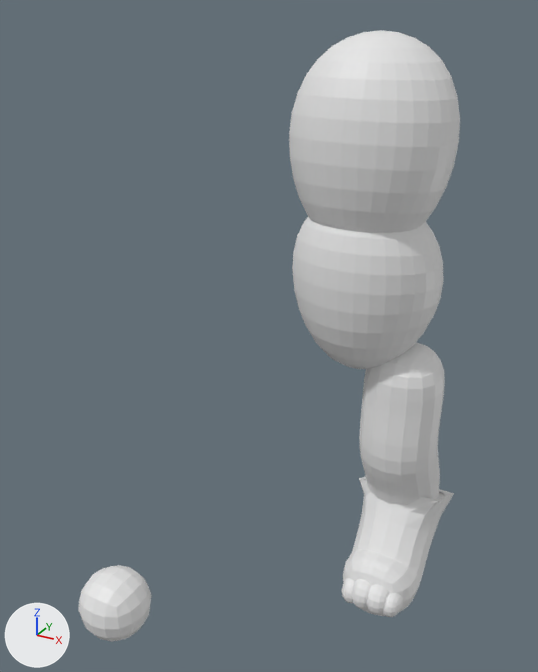
Before and after pictures for a commit that changed the Blender file Toys/Practices/Monsters/Anthropo/BodyParts.blend.
Both versions are drawn from a camera (50 mm lens) standing at (1.43, -3.75, 3.25) and looking at (-0.39, -0.44, 1.59). Lighting does not change. The marker at lower left points along +X, +Y and +Z.

The older version as bpy lines, for what is in view:
```python
ob_cube_001 = bpy.data.objects.new('Cube.001', me_cube_002)
ob_cube_001.location = (0.336, -0.378, 0.03)
ob_cube_002 = bpy.data.objects.new('Cube.002', me_cube_003)
ob_cube_002.location = (0.166, -0.378, 0.01)
ob_cube_003 = bpy.data.objects.new('Cube.003', me_cube_004)
ob_cube_003.location = (0.413, -0.378, 0.013)
ob_plane_002 = bpy.data.objects.new('Plane.002', me_plane_005)
ob_plane_002.location = (0.258, -0.015, 1.529)
ob_plane_003 = bpy.data.objects.new('Plane.003', me_plane_004)
ob_plane_003.location = (0.279, 0.133, 1.544)
ob_sphere_001 = bpy.data.objects.new('Sphere.001', me_sphere_001)
ob_sphere_001.location = (0.0, 0.0, 1.844)
# also in view: 'Plane' at (-1.04, -1.17, 0.0); 'Sphere' at (0.0, -0.02, 2.6)
```
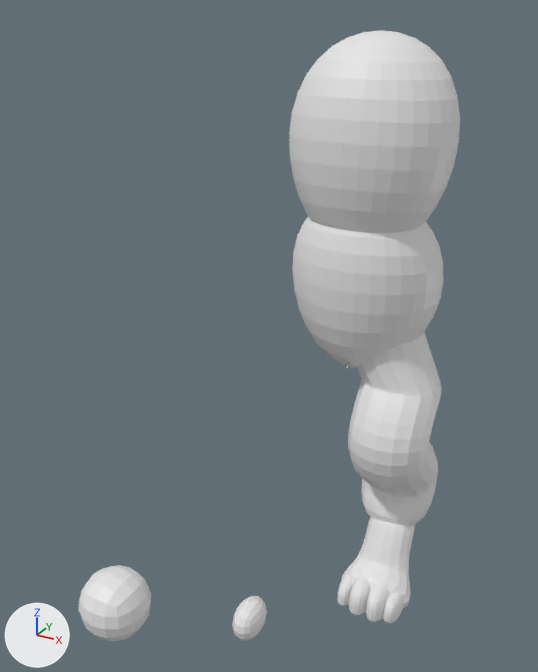
Commit message: body parts polishing

What changed in the scene script:
```text
Change me_plane_004:
    used by ob_plane_003; location = (0.279, 0.133, 1.544)
    remove me_plane_004.from_pydata(...)  # 4 vertices, 0 faces, 3 loose edges; spans x 0.0, y -0.583..0.054, z -1.548..-1.111
    add me_plane_004.from_pydata(...)  # 290 vertices, 288 faces; spans x -0.218..0.218, y -0.56..-0.066, z -1.621..-1.123
    me_plane_004 part 1: the whole mesh is rebuilt
Change me_plane_005:
    used by ob_plane_002; location = (0.258, -0.015, 1.529)
    remove me_plane_005.from_pydata(...)  # 5 vertices, 0 faces, 4 loose edges; spans x 0.0, y -0.048..0.233, z -1.43..0.0
    add me_plane_005.from_pydata(...)  # 7 vertices, 0 faces, 6 loose edges; spans x -0.1..0.0, y -0.231..0.182, z -1.271..0.079
    me_plane_005 part 2
    4 vertices are removed from x 0.0, y -0.048..0.233, z -1.43..-0.342
    4 loose edges are deleted
    6 vertices are added at (0.0, -0.06, -1.271), (0.0, -0.231, -0.508), (0.0, 0.182, -0.871), (0.0, -0.015, -0.262), (0.0, -0.144, -0.691), (-0.1, 0.0, 0.079)
    6 loose edges are added
Change me_cube_003:
    used by ob_cube_002; location = (0.166, -0.378, 0.01)
    remove me_cube_003.from_pydata(...)  # 8 vertices, 6 faces; spans x -0.077..0.077, y -0.113..0.113, z -0.1..0.1
    add me_cube_003.from_pydata(...)  # 12 vertices, 10 faces; spans x -0.073..0.07, y -0.17..0.17, z -0.099..0.11
    me_cube_003 part 3: the whole mesh is rebuilt
Add me_cube_008:
    me_cube_008.from_pydata([(-0.057, -0.131, -0.08), (-0.057, -0.131, 0.08), (-0.057, 0.131, -0.08), (-0.057, 0.131, 0.08), (0.053, -0.131, -0.08), (0.053, -0.131, 0.08), (0.053, 0.131, -0.08), (0.053, 0.131, 0.08), (-0.057, -0.131, -0.056), (-0.057, 0.131, -0.056), (0.053, 0.131, -0.056), (0.053, -0.131, -0.056)], [], [(8, 1, 3, 9), (9, 3, 7, 10), (10, 7, 5, 11), (11, 5, 1, 8), (2, 6, 4, 0), (7, 3, 1, 5), (4, 11, 8, 0), (6, 10, 11, 4), (2, 9, 10, 6), (0, 8, 9, 2)])
Change ob_plane_003:
    remove _m = ob_plane_003.modifiers.new('Skin', 'SKIN')
    remove _m = ob_plane_003.modifiers.new('Subdivision', 'SUBSURF')
    remove _m.levels = 2
Change ob_cube_001:
    ob_cube_001.location: (0.336, -0.378, 0.03) -> (-0.253, -0.913, 0.03)
Change ob_cube_002:
    ob_cube_002.location: (0.166, -0.378, 0.01) -> (0.342, -0.378, 0.033)
Change ob_cube_003:
    ob_cube_003.location: (0.413, -0.378, 0.013) -> (0.428, -0.378, 0.017)
Add ob_cube_004:
    ob_cube_004 = bpy.data.objects.new('Cube.004', me_cube_008)
    ob_cube_004.location = (0.136, -0.378, 0.017)
    _m = ob_cube_004.modifiers.new('Subdivision', 'SUBSURF')
    _m.levels = 2
```

Location of each change, [x1, y1, x2, y2] in pixels of the pictures (538 x 672 px):
'Plane.002', reshaped
    before: [359, 342, 445, 505]
    after: [346, 332, 442, 526]
'Plane.003', reshaped, modifiers changed
    before: [343, 477, 454, 616]
    after: [341, 517, 415, 608]
'Cube.001', moved
    before: [367, 584, 389, 615]
    after: [232, 596, 267, 641]
'Cube.002', reshaped, moved
    before: [342, 578, 355, 603]
    after: [366, 582, 389, 622]
'Cube.003', moved
    before: [383, 593, 403, 617]
    after: [383, 592, 403, 623]
'Cube.004', added
    after: [337, 574, 353, 606]
part 1 of me_plane_004, built on
    after: [341, 517, 415, 608]
